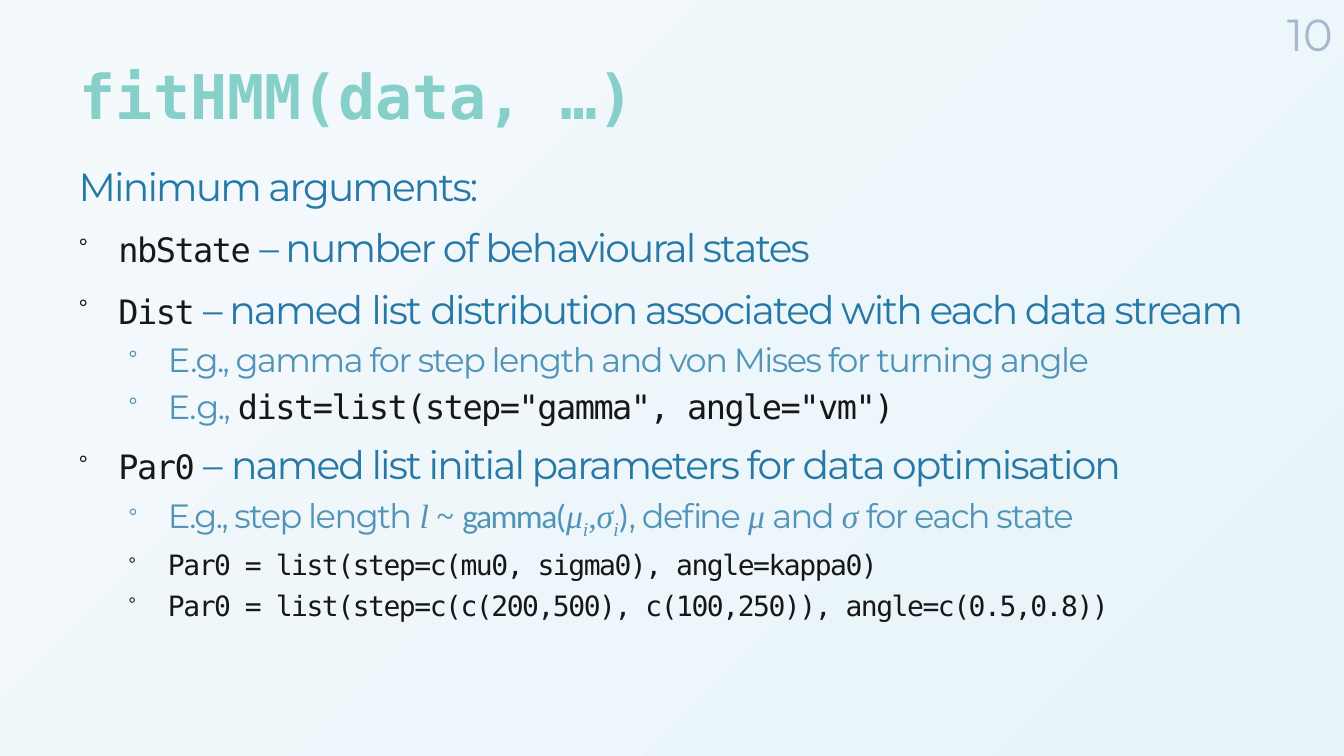
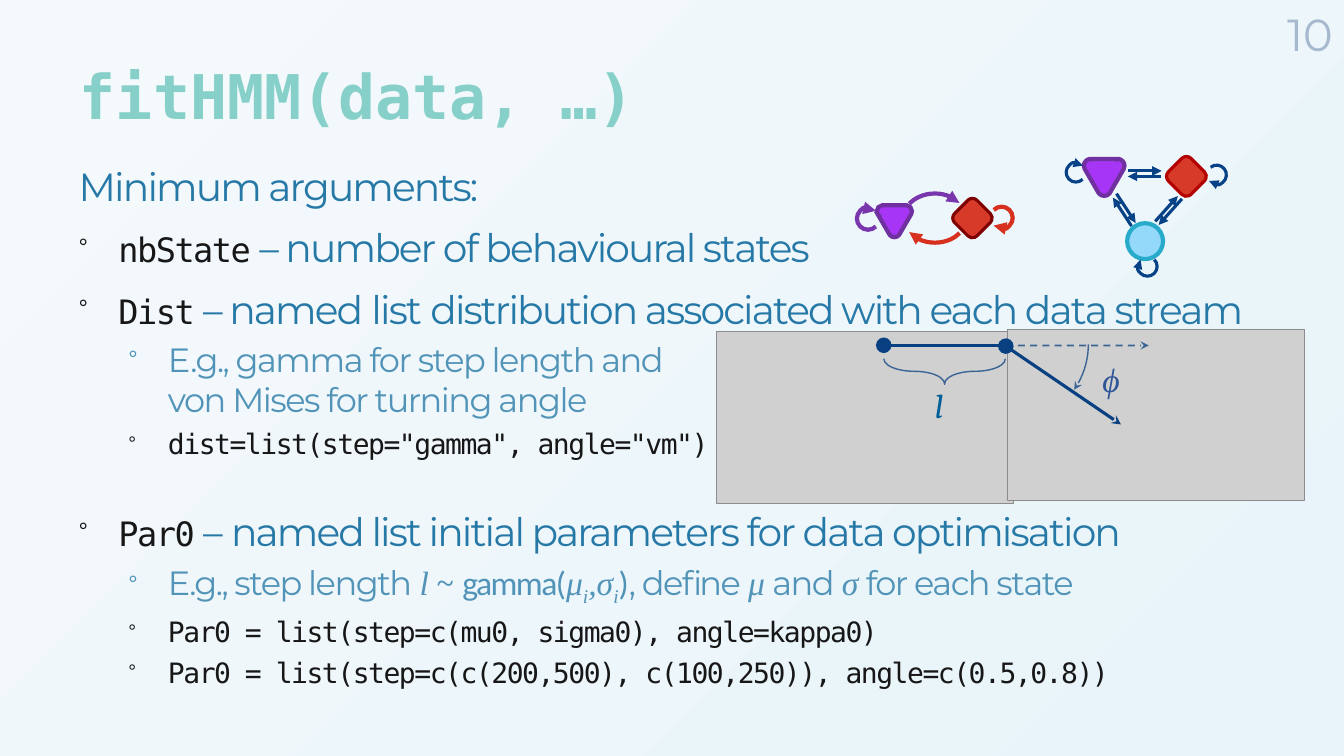
Before and after one commit to MarieAugerMethe/DFO_HMM_2022, a slide deck: slide 10 of Day1/HMM_Tutorial_Day1.pptx. Drawn at 1344x756 pixels with LibreOffice and Linux fonts; fonts in the diff are those of the drawing; grey boxes stand for pictures; background and template pictures are left out. Boxes give left, top, right and bottom in pixels: in the first picture for what was removed or moved away, otherwise in the second. Text is boxed around its words. In the diff, an @@ line names an element or a change of style, - is before the commit and + after.

```diff
--- a/Day1/HMM_Tutorial_Day1.pptx
+++ b/Day1/HMM_Tutorial_Day1.pptx
@@ group added at (852,194,1018,243): 4 freeform shapes, 2 arc (boxed as its full ellipse)s @@
@@ group added at (1063,156,1230,280): 6 arrows, 5 freeform shapes, 1 ellipse @@
@@ arc (boxed as its full ellipse) added at (926,262,1089,425), outline #084081 1 pt @@
@@ picture added at (717,331,1014,503) @@
@@ arrow added from (1005, 346) to (884, 346), #084081 2.25 pt @@
@@ right brace added at (884,359,1006,384), outline #084081 1 pt @@
@@ arrow added from (1006, 346) to (1149, 346), #084081 1.25 pt dashed @@
@@ arrow added from (1006, 346) to (1149, 346), #084081 1.25 pt dashed @@
@@ double arrow added from (1006, 346) to (1121, 424), #084081 2.25 pt @@
@@ picture added at (1007,330,1305,500) @@
@@ text added at (1102,368,1119,398), 24 pt, text #2F5597, italic @@
+ϕ
@@ text added at (935,394,944,418), 24 pt, text #005E98, italic @@
+l
@@ text at (168,432,709,460): text changed; size 24 to 20 pt @@
-  ° E.g., dist=list(step="gamma", angle="vm")
+  ° dist=list(step="gamma", angle="vm")
```
Also in this commit, not shown: 3 other slides changed, 1 other file.
